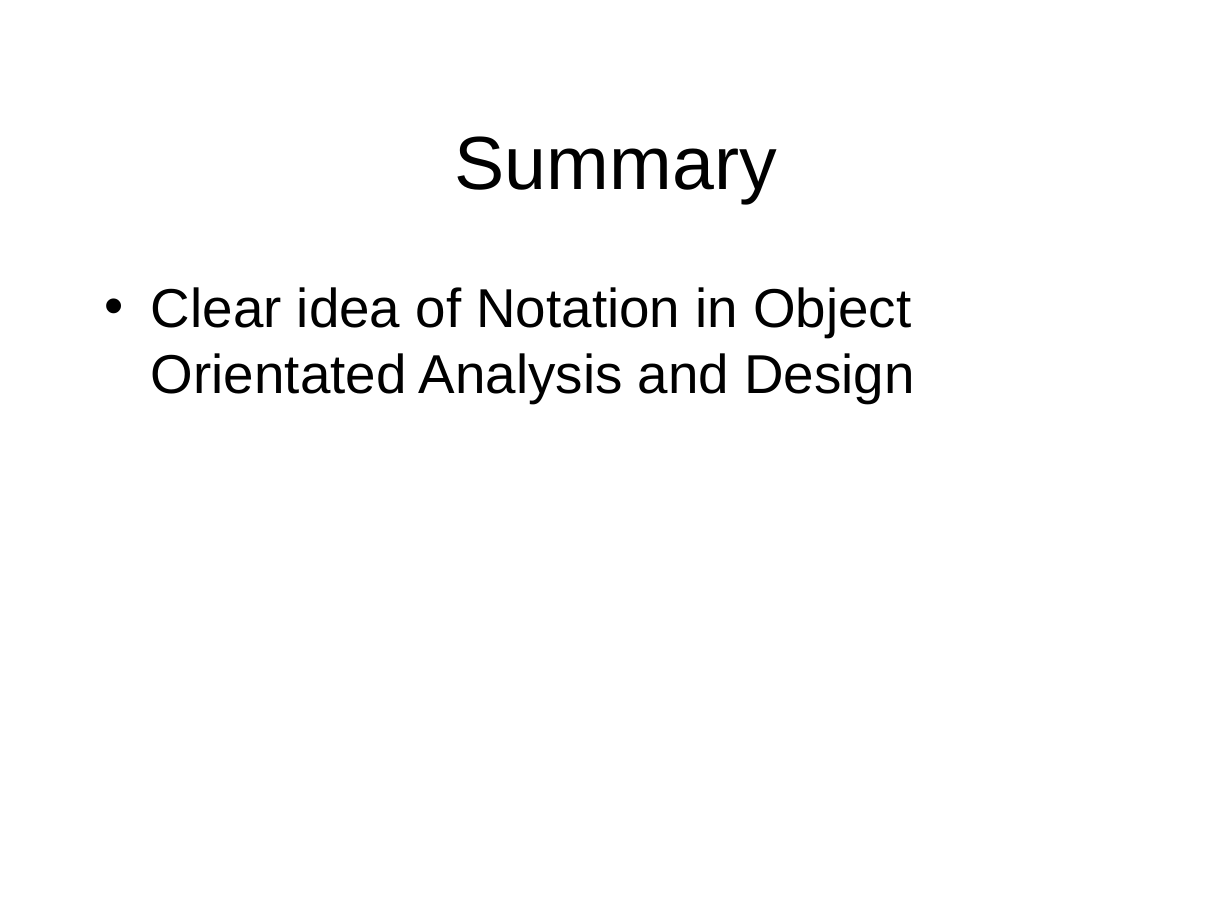
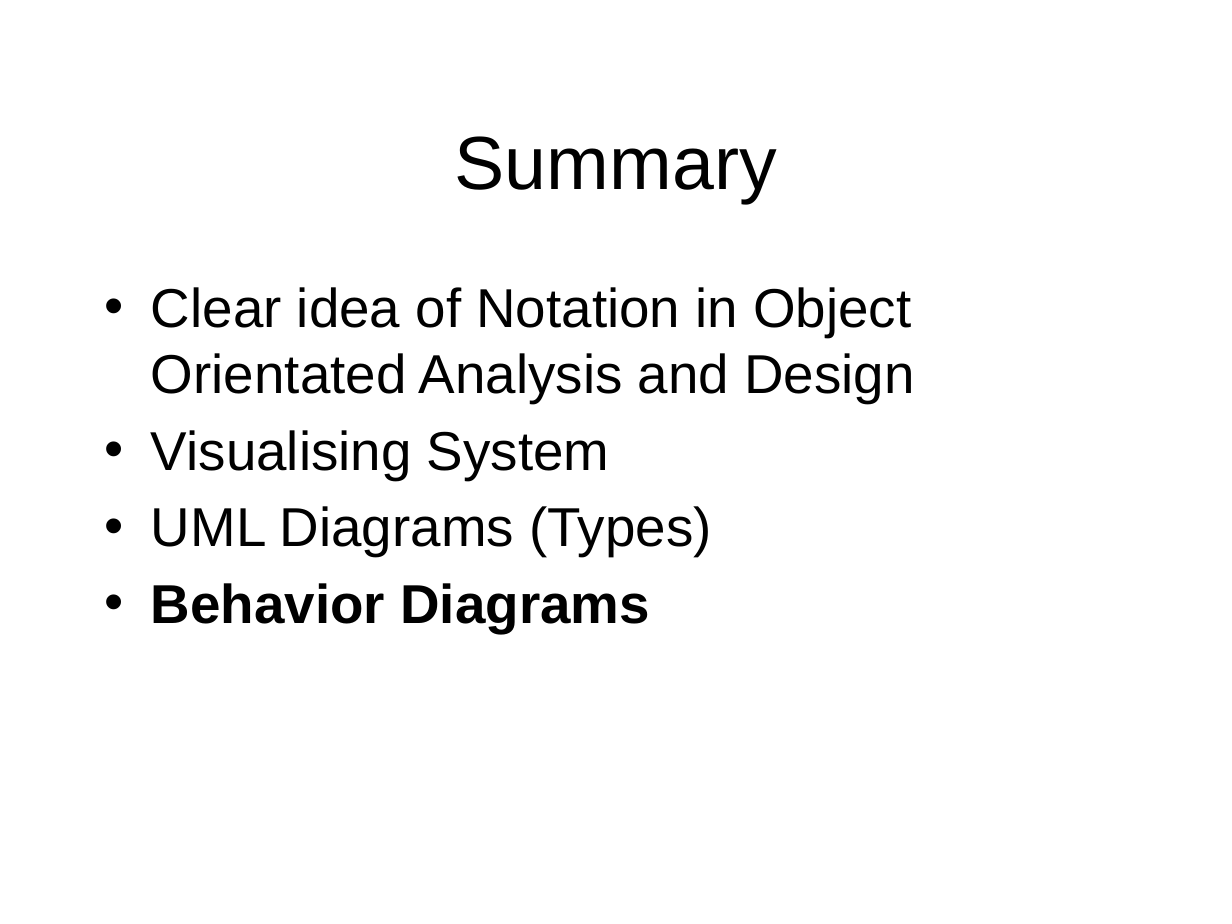
Before and after one commit to octaviordz/zjnu2017.github.io, a slide deck: slide 4 of OOAD/lectures/070--Notation.Part.2.pptx (slide 3 before the commit). Drawn at 1232x924 pixels with LibreOffice and Linux fonts; fonts in the diff are those of the drawing. Boxes give left, top, right and bottom in pixels: in the first picture for what was removed or moved away, otherwise in the second. Text is boxed around its words. In the diff, an @@ line names an element or a change of style, - is before the commit and + after.

```diff
--- a/OOAD/lectures/070--Notation.Part.2.pptx
+++ b/OOAD/lectures/070--Notation.Part.2.pptx
@@ text at (151, 430, 712, 633): paragraphs added @@
+• Visualising System
+• UML Diagrams (Types)
+• Behavior Diagrams
```
Also in this commit, not shown: 2 other slides changed, 1 slide added, 1 other file.
